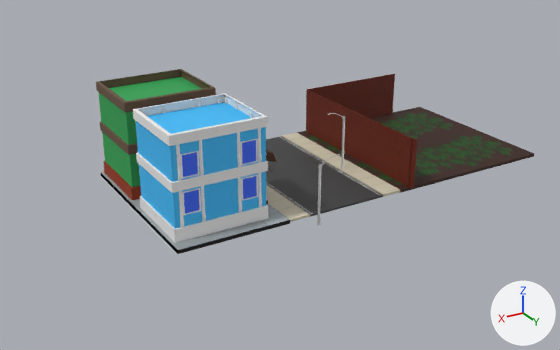
A saved change to the FBX model Assets/Assets/CityPt7.fbx.
Camera for both pictures: a 50 mm lens placed at (14.8, -39.9, 24.8), pointed at (-14.0, -87.9, 0.8). Lighting does not change. The marker at lower right points along +X, +Y and +Z. Where no turn or scale is listed for an object, it has been applied to the vertices.

Before the edit, the objects in view are built like this:
```python
me_ed12_001 = bpy.data.meshes.new('Ed12.001')
me_ed12_001.from_pydata(...)  # 1096 vertices, 1066 faces; spans x -4.82..3.85, y -3.3..4.26, z -0.8..7.15
# faces by material slot: [1058, 8]
me_ed12_001.materials.append(mat_ed12)
me_ed12_001.materials.append(mat_white)  # white #e7e7e7
me_ed13_001 = bpy.data.meshes.new('Ed13.001')
me_ed13_001.from_pydata(...)  # 1888 vertices, 1814 faces; spans x -5.53..3.85, y -3.56..4.09, z -0.8..7.15
me_ed13_001.materials.append(mat_ed13)
me_streetco_006 = bpy.data.meshes.new('StreetCo.006')
me_streetco_006.from_pydata(...)  # 24 vertices, 22 faces; spans x -5.0..5.0, y -7.5..7.5, z -0.1..0.1
me_streetco_006.materials.append(mat_streetc)  # picture img_streetcos_png
ob_ed12_001 = bpy.data.objects.new('Ed12.001', me_ed12_001)
ob_ed12_001.location = (-6.47, -93.79, 0.64)
ob_ed13_001 = bpy.data.objects.new('Ed13.001', me_ed13_001)
ob_ed13_001.location = (-6.47, -85.97, 0.64)
ob_streetco_006 = bpy.data.objects.new('StreetCo.006', me_streetco_006)
ob_streetco_006.location = (-16.3, -89.43, 0.04)
# also in view: 'Baldio.001' at (-28.6, -89.3, 2.0)
```
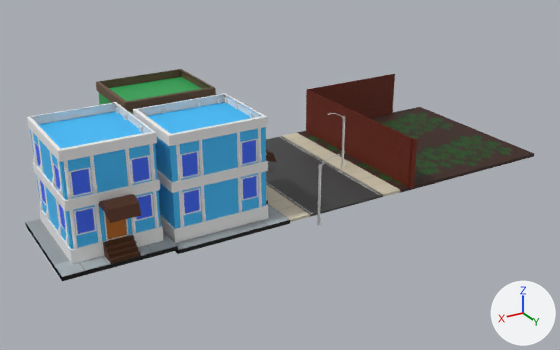
Diff of the bpy script that builds the scene:
```diff
--- a/Assets/Assets/CityPt7.fbx.py
+++ b/Assets/Assets/CityPt7.fbx.py
@@ me_ed13_009 @@
+me_ed13_009.from_pydata(...)  # 1888 vertices, 1814 faces; spans x -3.56..4.09, y -3.85..5.53, z -0.8..7.15
+me_ed13_009.materials.append(mat_ed13)
@@ ob_ed13_009 @@
+ob_ed13_009 = bpy.data.objects.new('Ed13.009', me_ed13_009)
+ob_ed13_009.location = (0.94, -86.69, 0.94)
```

Changed parts and their boxes [x1, y1, x2, y2] in the pictures (560 x 350 px):
'Ed13.009', added
    after: [25, 102, 178, 281]
